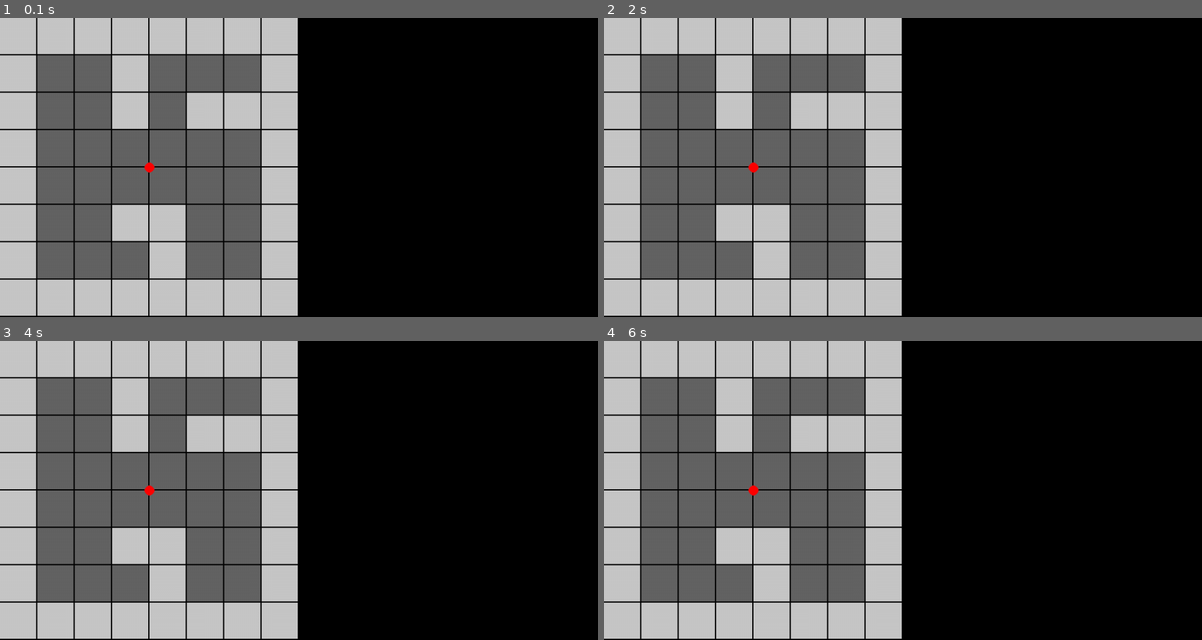
Above: before the commit, frames 1-4 (two rows, left to right).
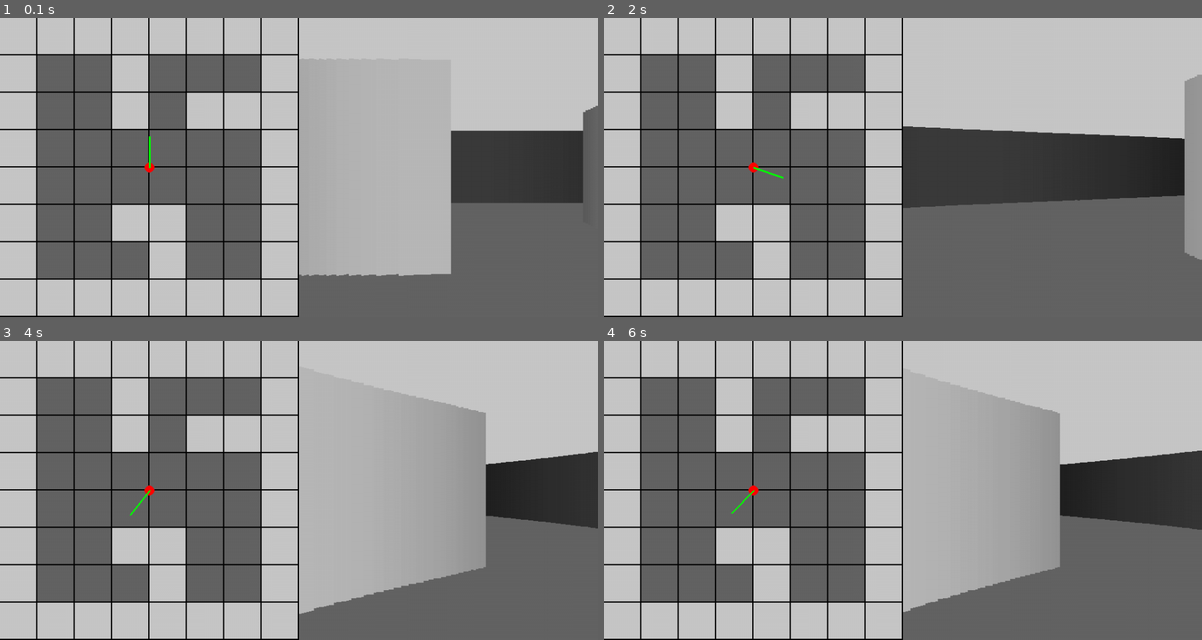
Above: after the commit, the same moments.

Repository: UltraViolet33/raycasting-pygame
Game: pygame game, started from main.py
The game is run twice, just before and just after one commit, with the same random seed, the same clock (stepped at 60 frames per second) and the same inputs.
Inputs:
- Up to frame 1 (0.1 s): no input
- Up to frame 2 (2 s): hold Right 0.33-0.8 s; hold Right 0.83-1.3 s; hold Left 1.33-1.87 s; hold Left from 1.9 s (still down)
- Up to frame 3 (4 s): release Left at 2.3 s; hold Right 2.33-2.97 s; hold Left 3-3.47 s; hold Right 3.5-3.97 s
- Up to frame 4 (6 s): hold Right 4-4.47 s; hold Left 4.5-5.03 s; hold Left 5.07-5.47 s; hold Right from 5.5 s (still down)

The runs differ from the first frame. In frame 1, 50% of the frame differs, in the area x 24-100%, y 0-100%; in frame 2, 50%, in the area x 25-100%, y 0-100%; in frame 3, 50%; in frame 4, 50%.

Commit message:
end of code

Diff:
--- a/main.py
+++ b/main.py
@@ -4,6 +4,7 @@
 from settings import *
 from map import *
 from player import *
+from raycasting import *
 
 
 class Game:
@@ -11,31 +12,35 @@
         pygame.init()
         self.screen = pygame.display.set_mode((SCREEN_WIDTH, SCREEN_HEIGHT))
         self.clock = pygame.time.Clock()
-
         self.new_game()
 
     def new_game(self):
         self.map = Map(self)
         self.player = Player(self)
+        self.raycasting = Raycasting(self, self.player, self.map)
 
     def update(self):
         self.player.update()
+
         pygame.display.flip()
 
+    def draw(self):
+        pygame.draw.rect(self.screen, (0, 0, 0),
+                         (0, 0, SCREEN_HEIGHT, SCREEN_HEIGHT))
+        pygame.draw.rect(self.screen, (100, 100, 100), (SCREEN_HEIGHT,
+                         SCREEN_HEIGHT / 2, SCREEN_HEIGHT, SCREEN_HEIGHT))
+        pygame.draw.rect(self.screen, (200, 200, 200), (SCREEN_HEIGHT, -
+                         SCREEN_HEIGHT / 2, SCREEN_HEIGHT, SCREEN_HEIGHT))
 
-    def draw(self):
-        self.screen.fill("black")
         self.map.draw()
         self.player.draw()
-
+        self.raycasting.draw()
 
     def check_events(self):
         for event in pygame.event.get():
             if event.type == pygame.QUIT or (event.type == pygame.KEYDOWN and event.key == pygame.K_ESCAPE):
                 pygame.quit()
                 sys.exit()
-
-
 
     def run(self):
         while True:
@@ -48,121 +53,3 @@
 if __name__ == "__main__":
     game = Game()
     game.run()
-
-
-
-# def draw_map():
-#     for row in range(8):
-#         for col in range(8):
-#             square = row * MAP_SIZE + col
-#             pygame.draw.rect(screen, (200, 200, 200) if MAP[square] == "#" else (100, 100, 100),
-#                              (col * TILE_SIZE, row * TILE_SIZE, TILE_SIZE-2, TILE_SIZE-2))
-
-#     # draw player
-#     pygame.draw.circle(screen, (255, 0, 0), (int(player_x), int(player_y)), 8)
-
-#     # player direction
-#     pygame.draw.line(screen, (0, 255, 0), (player_x, player_y), (player_x -
-#                      math.sin(player_angle) * 50, player_y + math.cos(player_angle) * 50), 3)
-
-#     # player FOV
-#     pygame.draw.line(screen, (0, 255, 0), (player_x, player_y), (player_x -
-#                      math.sin(player_angle - HALF_FOV) * 50, player_y + math.cos(player_angle - HALF_FOV) * 50), 3)
-
-#     pygame.draw.line(screen, (0, 255, 0), (player_x, player_y), (player_x -
-#                      math.sin(player_angle + HALF_FOV) * 50, player_y + math.cos(player_angle + HALF_FOV) * 50), 3)
-
-
-# # raycasting algo
-# def cast_rays():
-#     # most left angle of FOV
-#     start_angle = player_angle - HALF_FOV
-
-#     # loop over casted rays
-#     for ray in range(CASTED_RAYS):
-#         # cast ray step by step
-#         for depth in range(MAX_DEPTH):
-#             target_x = player_x - math.sin(start_angle) * depth
-#             target_y = player_y + math.cos(start_angle) * depth
-
-#             # convert target_y to map row
-#             row = int(target_y / TILE_SIZE)
-#             col = int(target_x / TILE_SIZE)
-
-#             # calculate map square index
-#             square = row * MAP_SIZE + col
-
-#             if MAP[square] == "#":
-#                 pygame.draw.rect(screen, (0, 255, 0), (col * TILE_SIZE,
-#                                  row * TILE_SIZE, TILE_SIZE - 2, TILE_SIZE - 2))
-#                 pygame.draw.line(screen, (255, 255, 0),
-#                                  (player_x, player_y), (target_x, target_y))
-
-
-#                 color = 255 / (1 + depth * depth * 0.0001)
-
-#                 #fix fish effect
-#                 depth *= math.cos(player_angle - start_angle)
-
-#                 #CALCULATE wall height
-#                 wall_height = 21000 / (depth + 0.0001)
-
-
-#                 #fix stuck in wall
-#                 if wall_height > SCREEN_HEIGHT:
-#                     wall_height = SCREEN_HEIGHT
-
-#                 #draw 3D rectangle by rectangle
-#                 pygame.draw.rect(screen, (color, color, color), (SCREEN_HEIGHT + ray * SCALE, (SCREEN_HEIGHT / 2) - wall_height / 2, SCALE, wall_height))
-#                 break
-
-#     # increment angle by a single step
-#         start_angle += STEP_ANGLE
-
-# forward = True
-
-# while True:
-
-#     # quit
-#     for event in pygame.event.get():
-#         if event.type == pygame.QUIT:
-#             pygame.quit()
-#             sys.exit(0)
-
-
-#     row = int(player_y / TILE_SIZE)
-#     col = int(player_x / TILE_SIZE)
-
-#     square = row * MAP_SIZE + col
-
-#     if MAP[square] == "#":
-#         if forward:
-#             player_x -= -math.sin(player_angle) * 5
-#             player_y -= math.cos(player_angle) * 5
-#         else:
-#             player_x += -math.sin(player_angle) * 5
-#             player_y += math.cos(player_angle) * 5
-
-
-
-#     # update 2D bck
-#     pygame.draw.rect(screen, (0, 0, 0), (0, 0, SCREEN_HEIGHT, SCREEN_HEIGHT))
-
-#     # update 3D bck
-#     pygame.draw.rect(screen, (100, 100, 100), (SCREEN_HEIGHT,
-#                      SCREEN_HEIGHT / 2, SCREEN_HEIGHT, SCREEN_HEIGHT))
-#     pygame.draw.rect(screen, (200, 200, 200), (SCREEN_HEIGHT, -
-#                      SCREEN_HEIGHT / 2, SCREEN_HEIGHT, SCREEN_HEIGHT))
-
-#     draw_map()
-
-#     cast_rays()
-
-#     # user inputs
-#
-
-#     # set FPS
-#     clock.tick(30)
-
-#     # update display
-#     pygame.display.flip()
--- a/map.py
+++ b/map.py
@@ -12,7 +12,6 @@
     '########'
 )
 
-
 class Map:
     def __init__(self, game):
         self.game = game
--- a/player.py
+++ b/player.py
@@ -9,7 +9,6 @@
         self.x, self.y = PLAYER_POS
         self.angle = PLAYER_ANGLE
         self.forward = True
-
 
     def move(self):
         keys = pygame.key.get_pressed()
@@ -30,9 +29,27 @@
             self.x -= - math.sin(self.angle) * 5
             self.y -= math.cos(self.angle) * 5
 
+    def check_walls_collisions(self):
+        row = int(self.y / TILE_SIZE)
+        col = int(self.x / TILE_SIZE)
+
+        square = row * MAP_SIZE + col
+        if MAP[square] == "#":
+            if self.forward:
+                self.x -= -math.sin(self.angle) * 5
+                self.y -= math.cos(self.angle) * 5
+            else:
+                self.x += -math.sin(self.angle) * 5
+                self.y += math.cos(self.angle) * 5
 
     def draw(self):
-        pygame.draw.circle(self.game.screen, (255, 0, 0), (int(self.x), int(self.y)), 8)
+        pygame.draw.circle(self.game.screen, (255, 0, 0),
+                           (int(self.x), int(self.y)), 8)
+
+        # player direction
+        pygame.draw.line(self.game.screen, (0, 255, 0), (self.x, self.y), (
+            self.x - math.sin(self.angle) * 50, self.y + math.cos(self.angle) * 50), 3)
 
     def update(self):
         self.move()
+        self.check_walls_collisions()
--- a/raycasting.py
+++ b/raycasting.py
@@ -0,0 +1,38 @@
+import pygame
+from settings import *
+
+
+class Raycasting:
+    def __init__(self, game, player, map):
+        self.game = game
+        self.player = player
+        self.map = map
+
+    def draw(self):
+        start_angle = self.player.angle - HALF_FOV
+        for ray in range(CASTED_RAYS):
+            for depth in range(MAX_DEPTH):
+                target_x = self.player.x - math.sin(start_angle) * depth
+                target_y = self.player.y + math.cos(start_angle) * depth
+
+                # convert target_y to map row
+                row = int(target_y / TILE_SIZE)
+                col = int(target_x / TILE_SIZE)
+
+                # calculate map square index
+                square = row * MAP_SIZE + col
+
+                if self.map.mini_map[square] == "#":
+
+                    color = 255 / (1 + depth * depth * 0.0001)
+                    # fix fish effect
+                    depth *= math.cos(self.player.angle - start_angle)
+                    wall_height = 21000 / (depth + 0.0001)
+
+                    if wall_height > SCREEN_HEIGHT:
+                        wall_height = SCREEN_HEIGHT
+
+                    pygame.draw.rect(self.game.screen, (color, color, color), (
+                        SCREEN_HEIGHT + ray * SCALE, (SCREEN_HEIGHT / 2) - wall_height / 2, SCALE, wall_height))
+                    break
+            start_angle += STEP_ANGLE
--- a/settings.py
+++ b/settings.py
@@ -7,20 +7,25 @@
 PLAYER_X = (SCREEN_WIDTH / 2) / 2
 PLAYER_Y = (SCREEN_WIDTH / 2) / 2
 PLAYER_ANGLE = math.pi
-
-
 PLAYER_POS = PLAYER_X, PLAYER_Y
 
 FOV = math.pi / 3
 HALF_FOV = FOV / 2
 
 MAP_SIZE = 8
-
 TILE_SIZE = int((SCREEN_WIDTH / 2) / MAP_SIZE)
 CASTED_RAYS = 120
 STEP_ANGLE = FOV / CASTED_RAYS
+MAX_DEPTH = int(MAP_SIZE * TILE_SIZE)
+SCALE = (SCREEN_WIDTH / 2) / CASTED_RAYS
 
-MAX_DEPTH = int(MAP_SIZE * TILE_SIZE)
-
-
-SCALE = (SCREEN_WIDTH / 2) / CASTED_RAYS
+MAP = (
+    '########'
+    '#  #   #'
+    '#  # ###'
+    '#      #'
+    '#      #'
+    '#  ##  #'
+    '#   #  #'
+    '########'
+)
